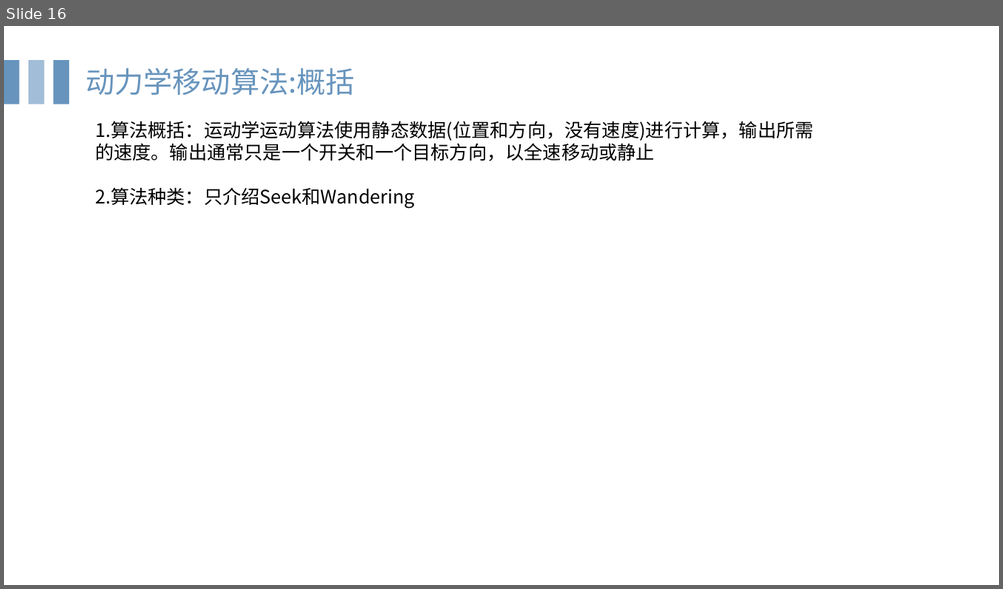
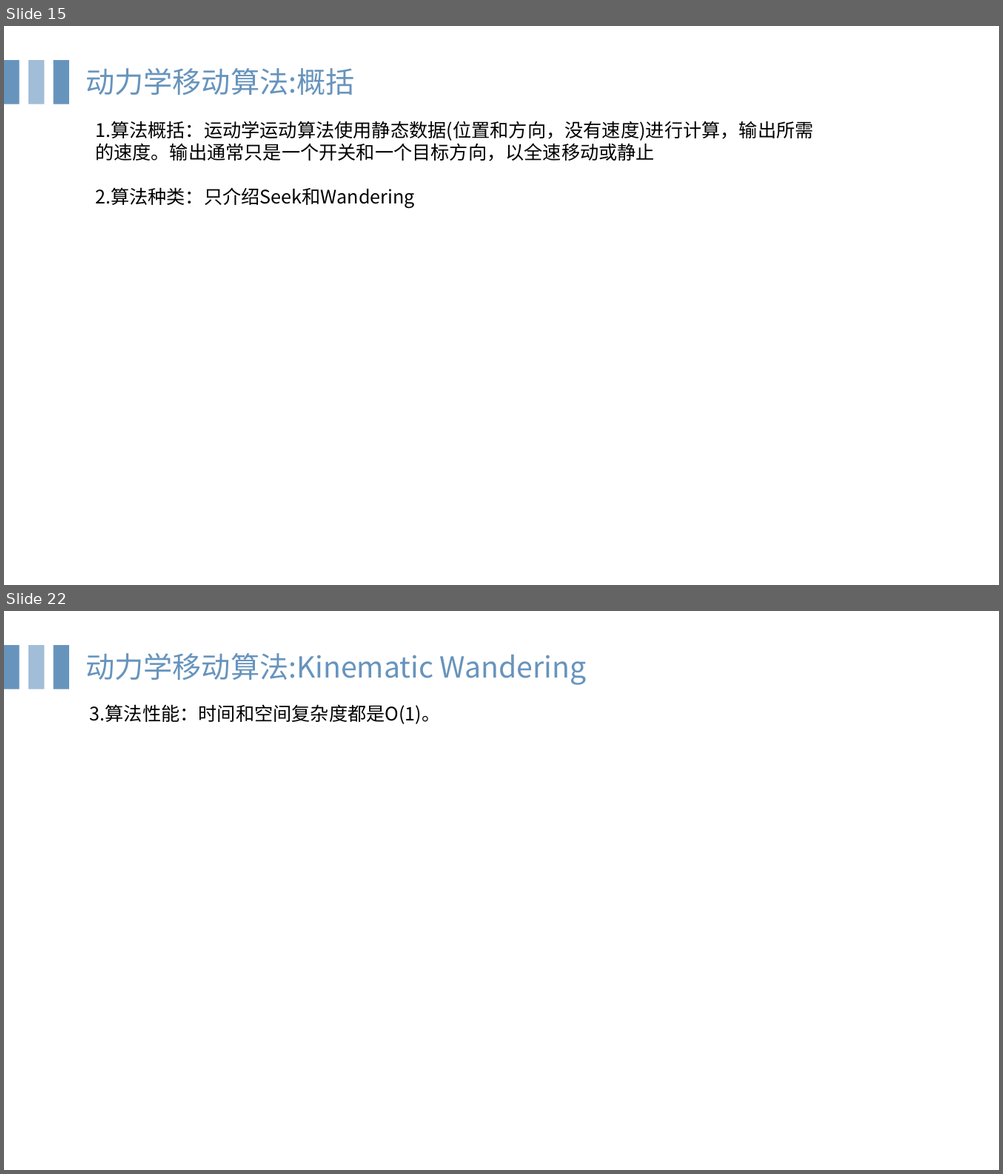
Before and after one commit to HongYD/AIForGames, a slide deck: MovementAI.pptx. Shown one above the other, each under a label of ours: slide 16 before the commit, slides 15 and 22 after it; the slides between them are not shown. The pictures are 1003x589 and 1003x1174 pixels, drawn with LibreOffice and Linux fonts; fonts in the diff are those of the drawing. Boxes give left, top, right and bottom in pixels: in the first picture for what was removed or moved away, otherwise in the second. Text is boxed around its words. In the diff, an @@ line names an element or a change of style, - is before the commit and + after.

```diff
--- a/MovementAI.pptx
+++ b/MovementAI.pptx
@@ slide 22 added at <box>4,611,999,1170</box>, background #FFFFFF @@
@@ rectangle added at <box>4,645,19,689</box>, fill #6794BD @@
@@ rectangle added at <box>28,645,44,689</box>, fill #A1BDD7 @@
@@ rectangle added at <box>54,645,69,689</box>, fill #6794BD @@
@@ text added at <box>85,653,586,685</box>, 28 pt, text #6794BD @@
+动力学移动算法:Kinematic Wandering
@@ text added at <box>90,704,441,724</box>, 18 pt, text #000000 @@
+3.算法性能：时间和空间复杂度都是O(1)。
@@ what was slide 16 is now slide 15 @@
```
Also in this commit, not shown: 4 slides changed, 6 other slides added.
